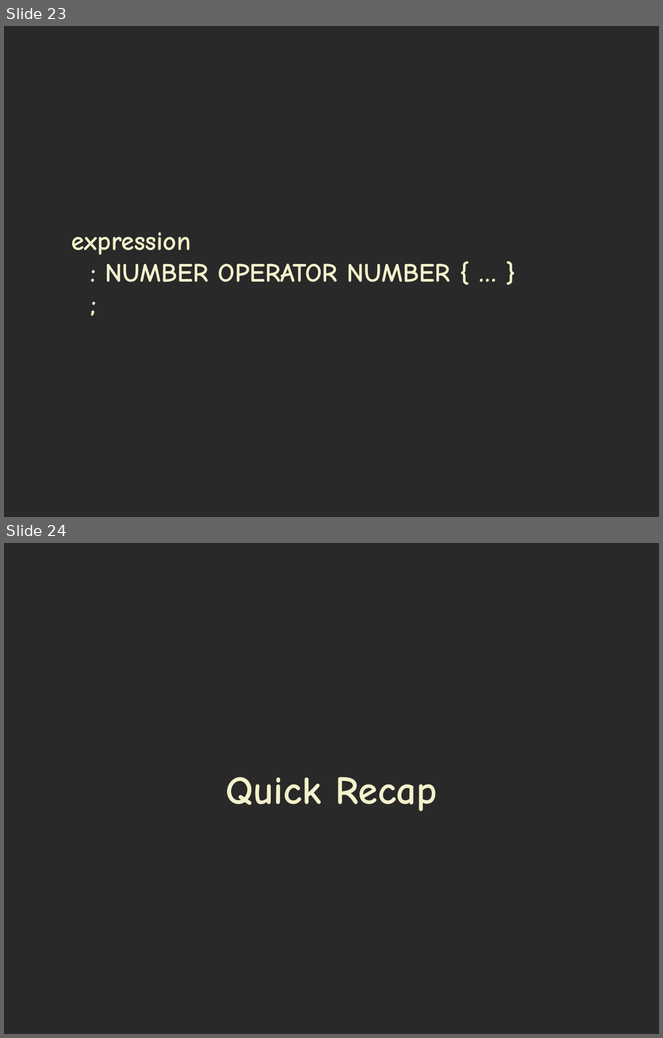
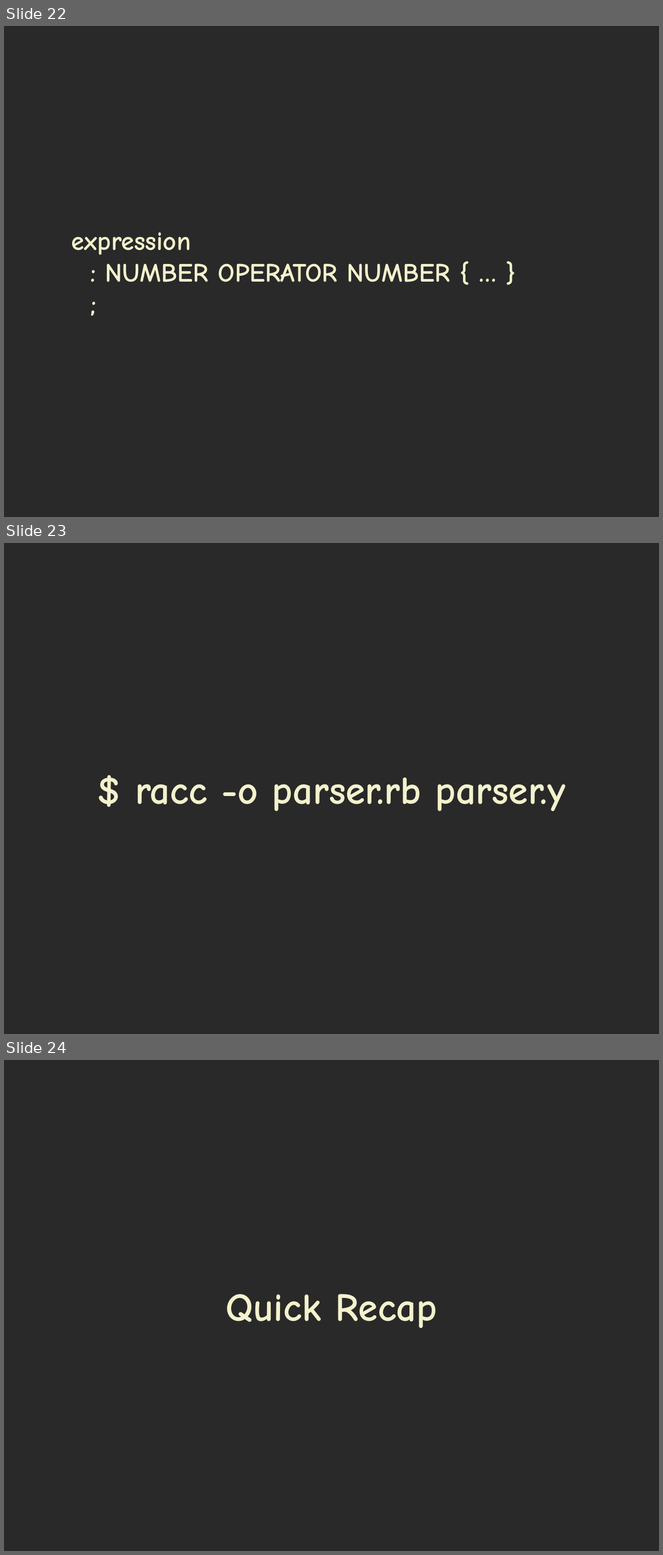
Before and after one commit to yorickpeterse/presentations, a slide deck: parsing_for_humans/parsing_for_humans.odp. Shown one above the other, each under a label of ours: slides 23 and 24 before the commit, slides 22, 23 and 24 after it. The pictures are 663x1038 and 663x1555 pixels, drawn with LibreOffice and Linux fonts; fonts in the diff are those of the drawing. Boxes give left, top, right and bottom in pixels: in the first picture for what was removed or moved away, otherwise in the second. Text is boxed around its words. In the diff, an @@ line names an element or a change of style, - is before the commit and + after.

```diff
--- a/parsing_for_humans/parsing_for_humans.odp
+++ b/parsing_for_humans/parsing_for_humans.odp
@@ slide 23 added at [4,543,659,1034], background #292929 @@
@@ subtitle added at [136,778,566,811], 48 pt, text #F3F2CC, bold @@
+$ racc -o parser.rb parser.y
@@ what was slide 23 is now slide 22 @@
```
Also in this commit, not shown: 1 slide removed.
